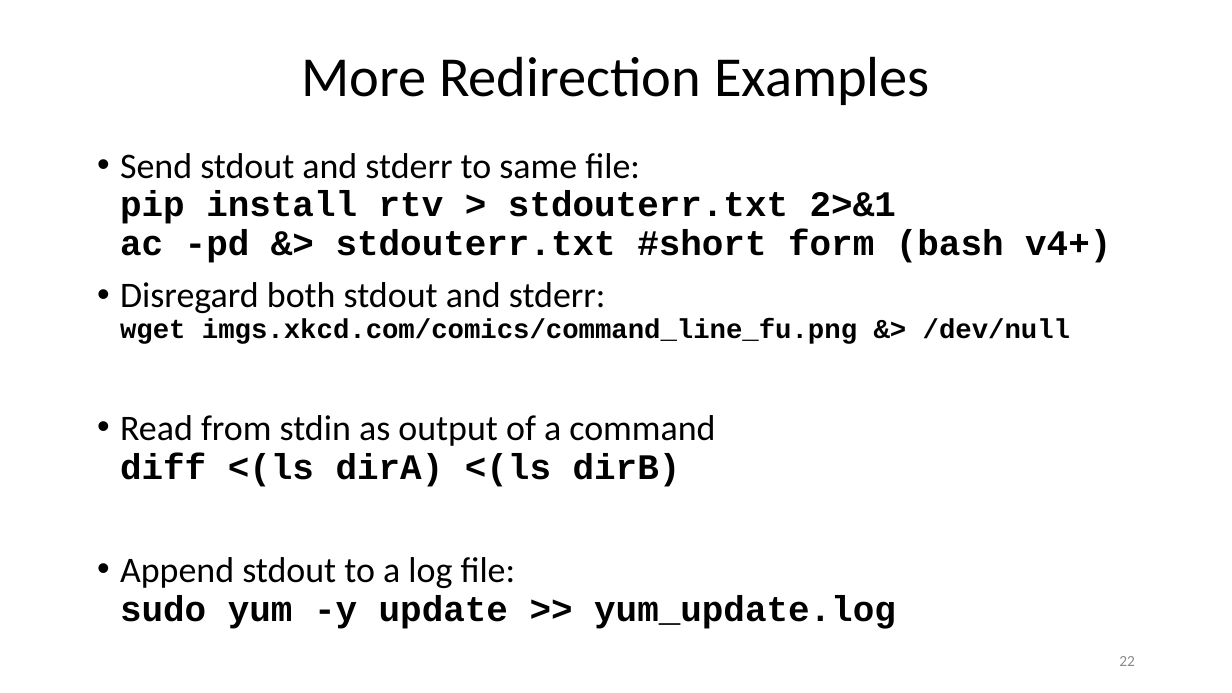
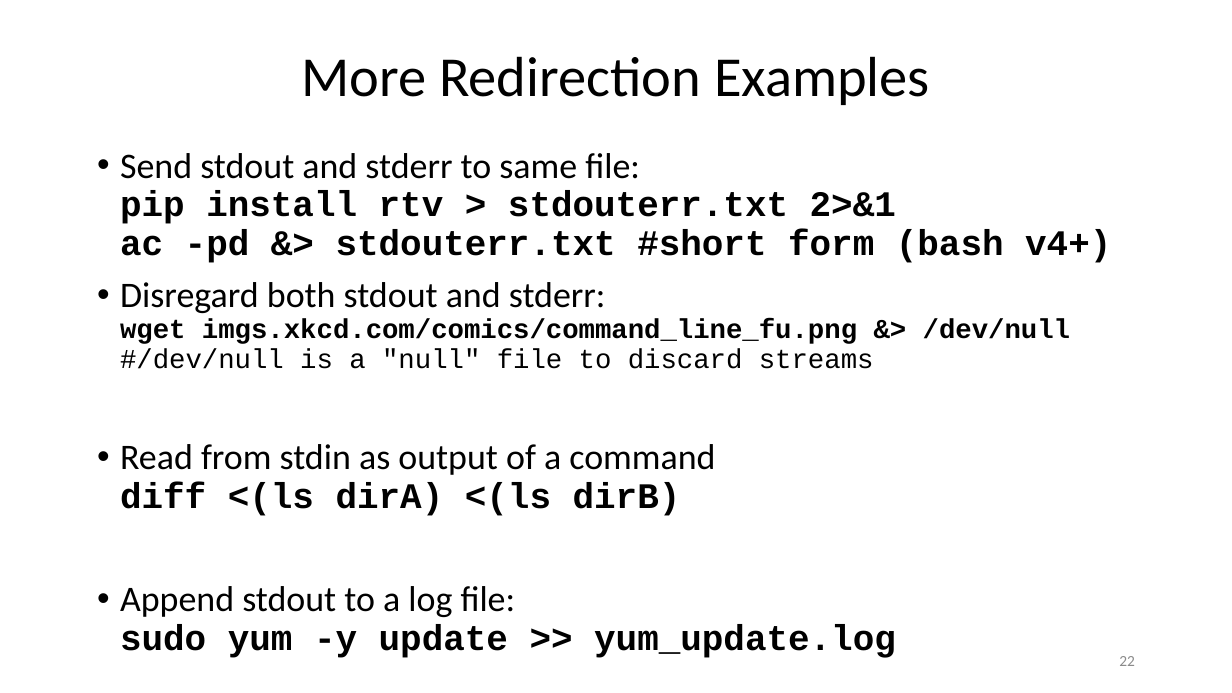
Before and after one commit to ketancmaheshwari/lisa19, a slide deck: slide 22 of lpt_LISA.pptx. Drawn at 1232x693 pixels with LibreOffice and Linux fonts; fonts in the diff are those of the drawing. Boxes give left, top, right and bottom in pixels: in the first picture for what was removed or moved away, otherwise in the second. Text is boxed around its words. In the diff, an @@ line names an element or a change of style, - is before the commit and + after.

```diff
--- a/lpt_LISA.pptx
+++ b/lpt_LISA.pptx
@@ text at (120, 282, 1070, 369): text changed; bold off @@
-• Disregard both stdout and stderr:
-  wget imgs.xkcd.com/comics/command_line_fu.png &> /dev/null
+• Disregard both stdout and stderr:
+  wget imgs.xkcd.com/comics/command_line_fu.png &> /dev/null
+  #/dev/null is a "null" file to discard streams
```
Also in this commit, not shown: 19 other slides changed, 1 other file.
